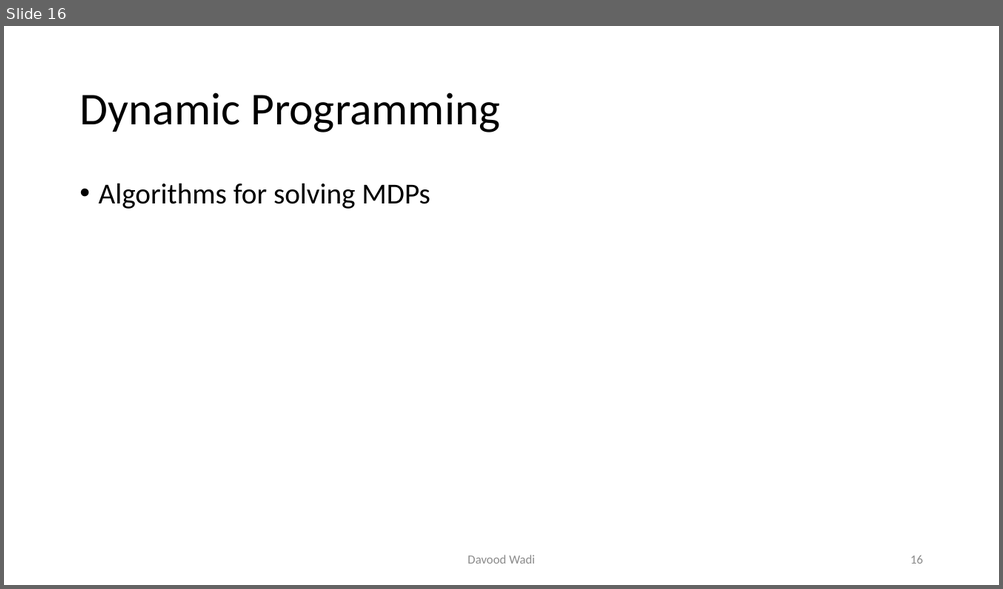
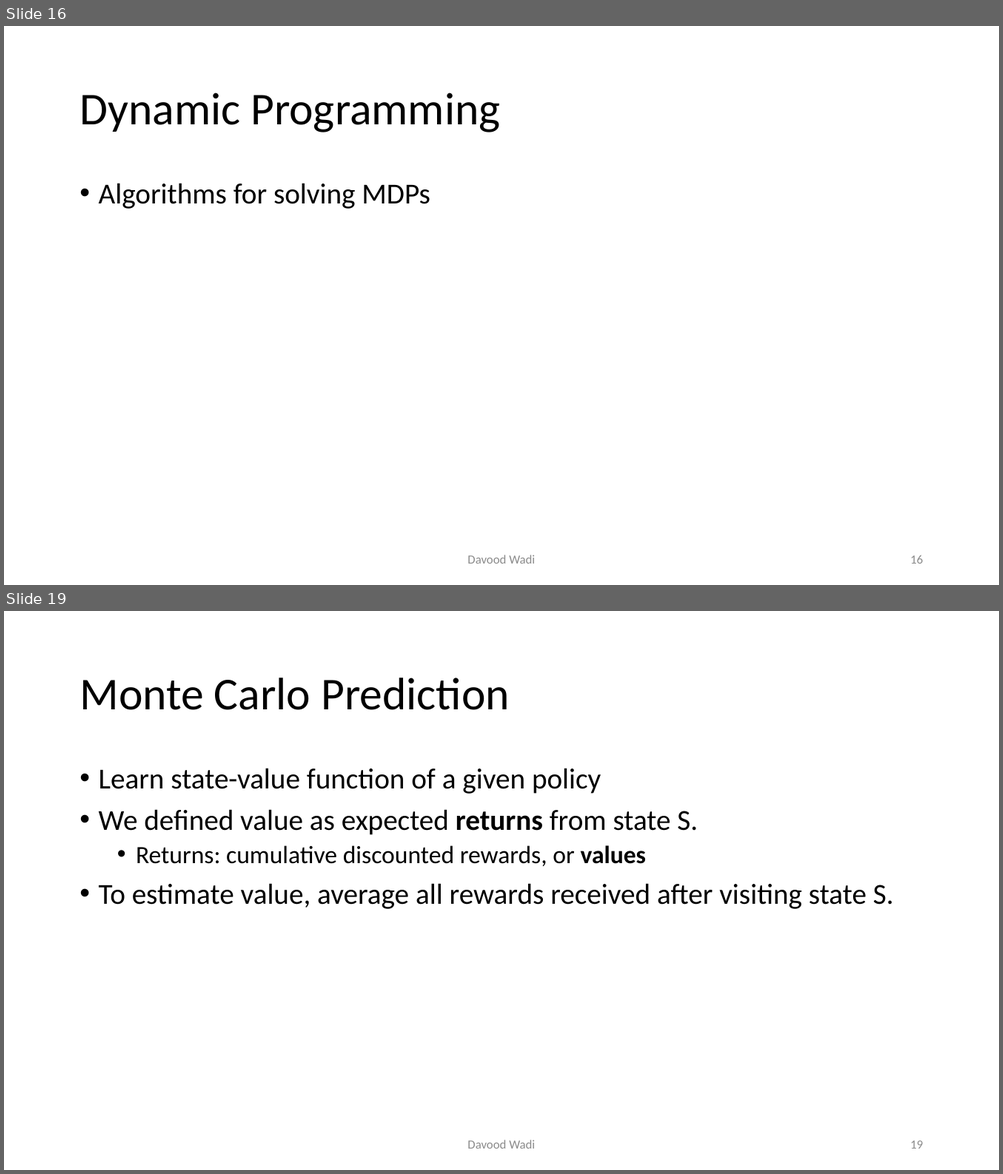
Before and after one commit to davoodwadi/davoodwadi.github.io, a slide deck: RL/RL1_slides.pptx. Shown one above the other, each under a label of ours: slide 16 before the commit, slides 16 and 19 after it; the slides between them are not shown. The pictures are 1003x589 and 1003x1174 pixels, drawn with LibreOffice and Linux fonts; fonts in the diff are those of the drawing; background and template pictures are left out. Boxes give left, top, right and bottom in pixels: in the first picture for what was removed or moved away, otherwise in the second. Text is boxed around its words. In the diff, an @@ line names an element or a change of style, - is before the commit and + after.

```diff
--- a/RL/RL1_slides.pptx
+++ b/RL/RL1_slides.pptx
@@ slide 19 added at [4, 611, 999, 1170], background #FFFFFF @@
@@ title added at [79, 678, 509, 710], 44 pt, text #000000 @@
+Monte Carlo Prediction
@@ text added at [99, 768, 893, 909], 28 pt, text #000000 @@
+• Learn state-value function of a given policy
+• We defined value as expected returns from state S.
+  • Returns: cumulative discounted rewards, or values
+• To estimate value, average all rewards received after visiting state S.
@@ text added at [467, 1140, 535, 1149], 12 pt, text #8C8C8C @@
+Davood Wadi
@@ page number added at [910, 1141, 922, 1149], 12 pt, text #8C8C8C @@
+19
```
Also in this commit, not shown: 5 other slides added, 3 other files.
